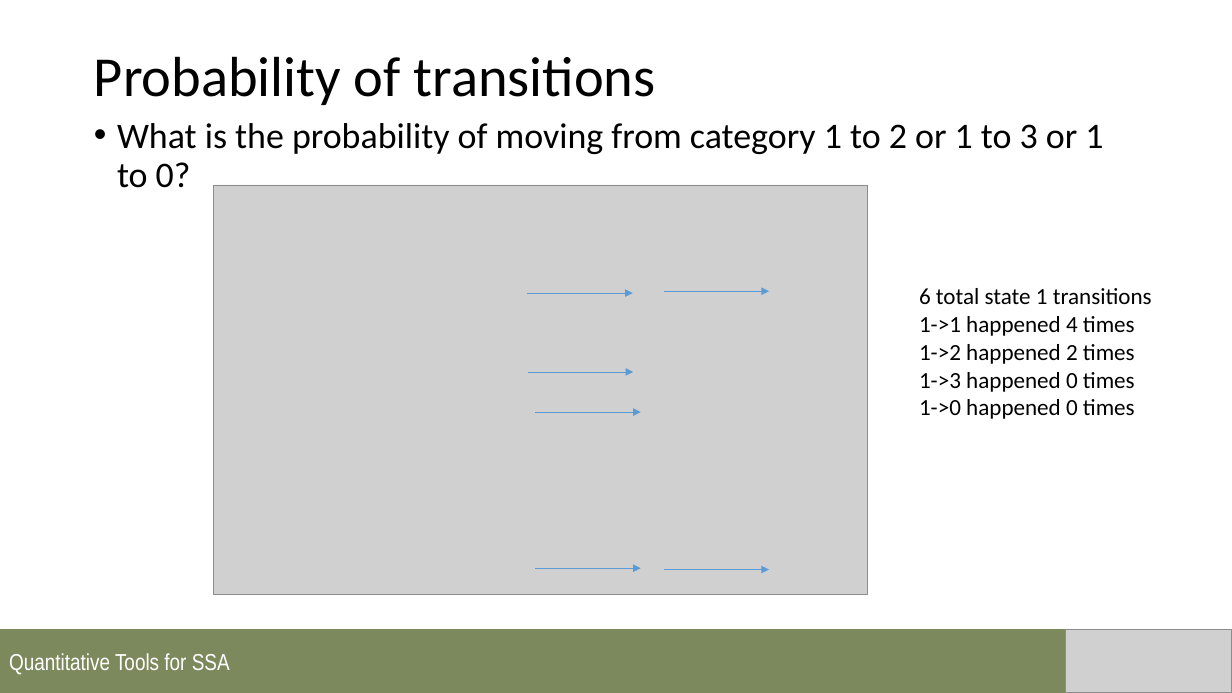
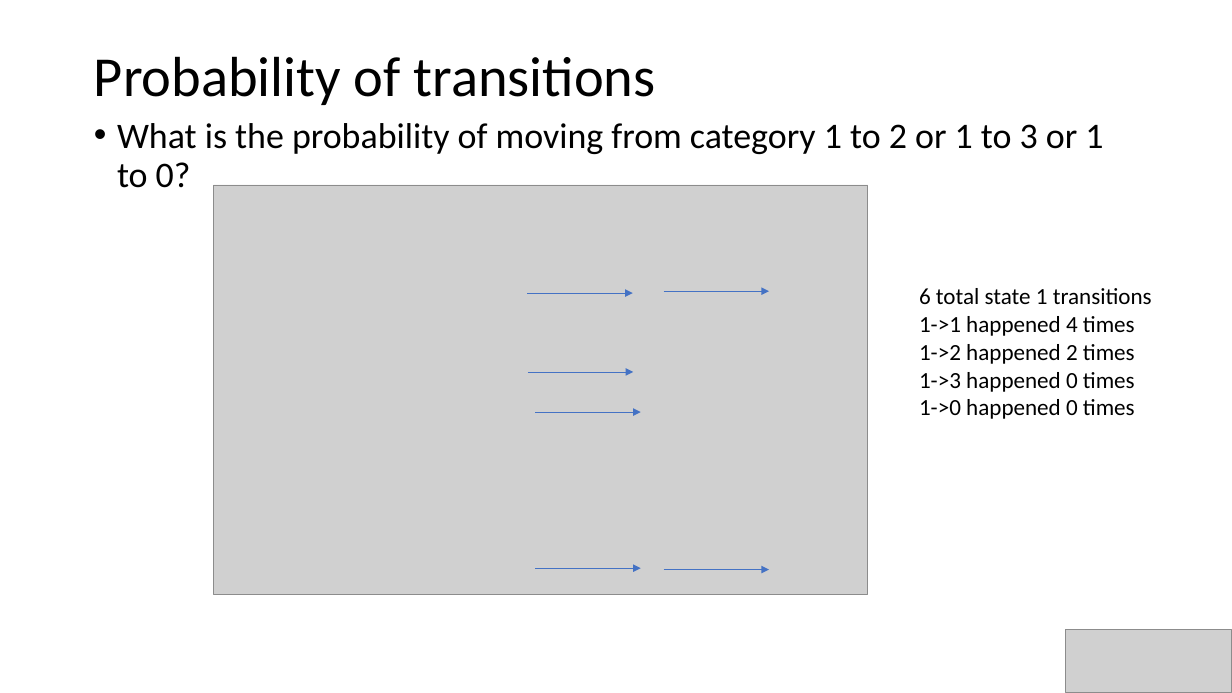
Before and after one commit to annamtucker/ssa-200, a slide deck: slide 8 of static/lectures/SSA_Lecture2_QualitativeData.pptx (slide 7 before the commit). Drawn at 1232x693 pixels with LibreOffice and Linux fonts; fonts in the diff are those of the drawing; grey boxes stand for pictures; background and template pictures are left out. Boxes give left, top, right and bottom in pixels: in the first picture for what was removed or moved away, otherwise in the second. Text is boxed around its words. In the diff, an @@ line names an element or a change of style, - is before the commit and + after.

```diff
--- a/static/lectures/SSA_Lecture2_QualitativeData.pptx
+++ b/static/lectures/SSA_Lecture2_QualitativeData.pptx
@@ arrow (528, 293) - (633, 293): stroke #5B9BD5 0.5 pt to #4472C4 0.5 pt @@
@@ arrow (664, 291) - (769, 291): stroke #5B9BD5 0.5 pt to #4472C4 0.5 pt @@
@@ arrow (528, 372) - (633, 372): stroke #5B9BD5 0.5 pt to #4472C4 0.5 pt @@
@@ arrow (535, 412) - (640, 412): stroke #5B9BD5 0.5 pt to #4472C4 0.5 pt @@
@@ arrow (535, 568) - (640, 568): stroke #5B9BD5 0.5 pt to #4472C4 0.5 pt @@
@@ arrow (664, 569) - (769, 569): stroke #5B9BD5 0.5 pt to #4472C4 0.5 pt @@
@@ rectangle removed at (0,629,1232,693) @@
-Quantitative Tools for SSA
```
Also in this commit, not shown: 12 other slides changed, 3 slides added, 2 other files.
